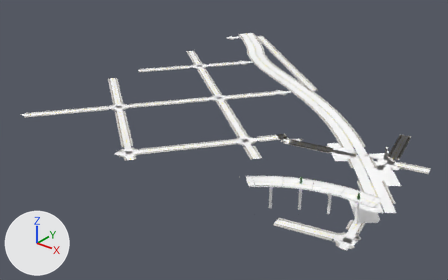
Before and after pictures for a commit that changed the glTF model game/assets/city/roads/roads_1_1.gltf.
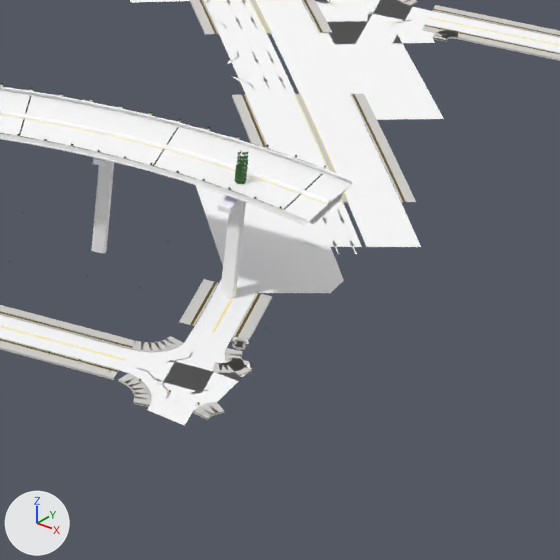
The first picture shows the older version from a camera (50 mm lens) standing at (1230.0, -1464.0, 343.0) and looking at (732.0, -842.0, -43.0). The close-ups show the older and then the newer version on the part from 69% to 95% of the width and 57% to 100% of the height of that picture. Only the edits that show in the close-ups are written down. Every picture has the same lights, and +X, +Y and +Z are marked at lower left. Objects named as collision shapes, trigger or cutter boxes, shadow casters or lower levels of detail are left out. Vertices at exactly the same position are counted once.

The older version as bpy lines, for what is in view:
```python
ob_roads_1_1_road_ivy = bpy.data.objects.new('roads_1_1_Road_Ivy', me_roads_1_1_road_ivy)
ob_roads_1_1_road_ivy.location = (0.0, 0.0, 0.0)
ob_roads_1_1_road_tactile_strip = bpy.data.objects.new('roads_1_1_Road_Tactile_Strip', me_roads_1_1_road_tactile_strip)
ob_roads_1_1_road_tactile_strip.location = (0.0, 0.0, 0.0)
ob_roads_1_1_sh_concrete_pier = bpy.data.objects.new('roads_1_1_SH_concrete_pier', me_roads_1_1_sh_concrete_pier)
ob_roads_1_1_sh_concrete_pier.location = (0.0, 0.0, 0.0)
ob_roads_1_1_sh_sidewalk = bpy.data.objects.new('roads_1_1_SH_sidewalk', me_roads_1_1_sh_sidewalk)
ob_roads_1_1_sh_sidewalk.location = (0.0, 0.0, 0.0)
ob_roads_1_1_sh_wet_asphalt = bpy.data.objects.new('roads_1_1_SH_wet_asphalt', me_roads_1_1_sh_wet_asphalt)
ob_roads_1_1_sh_wet_asphalt.location = (0.0, 0.0, 0.0)
# also in view: 'roads_1_1_SH_road_marking_white' at (781.0, -766.0, 16.0); 'roads_1_1_SH_concrete_barrier' at (963.0, -997.0, 30.0); 'roads_1_1_SH_kerb' at (765.0, -765.0, 0.0)
```
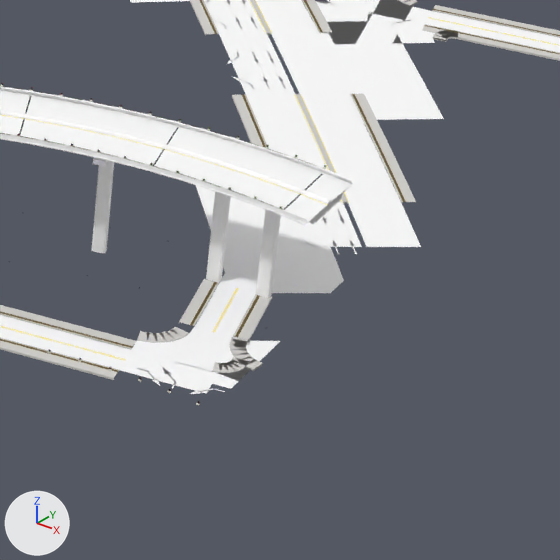
What changed in the scene script:
```text
Change me_roads_1_1_road_ivy:
    remove me_roads_1_1_road_ivy.from_pydata(...)  # 72 vertices, 36 faces; spans x 948.9..1008.7, y -991.7..-976.3, z 27.6..37.5
    add me_roads_1_1_road_ivy.from_pydata(...)  # 36 vertices, 18 faces; spans x 948.9..951.3, y -991.7..-989.3, z 29.9..37.5
    me_roads_1_1_road_ivy part 1: 9 loose pieces with 36 vertices, spanning x 1006.4..1008.7, y -978.7..-976.3, z 27.6..35.1, are deleted
Change me_roads_1_1_sh_concrete_pier:
    remove me_roads_1_1_sh_concrete_pier.from_pydata(...)  # 392 vertices, 648 faces; spans x 900.3..1025.2, y -1030.6..-962.6, z 0.0..32.1
    add me_roads_1_1_sh_concrete_pier.from_pydata(...)  # 396 vertices, 652 faces; spans x 900.3..1025.2, y -1030.6..-962.6, z 0.0..32.1
    me_roads_1_1_sh_concrete_pier part 2: the loose piece of 24 vertices spanning x 1006.0..1009.1, y -978.5..-976.3, z 0.0..23.6 is scaled about its middle by (1, 1, 1.03), then moved by (5.8, 4.6, 0.4)
    me_roads_1_1_sh_concrete_pier part 3: the loose piece of 24 vertices spanning x 1006.0..1009.1, y -978.5..-976.3, z 0.0..23.6 is copied, and the copy is scaled about its middle by (1, 1, 1.03), then moved by (-5.2, 3.6, 0.4); it spans x 1000.8..1003.9, y -974.9..-972.7, z 0.0..24.4
    me_roads_1_1_sh_concrete_pier part 4: the loose piece of 28 vertices spanning x 1005.5..1009.6, y -985.5..-969.4, z 23.6..25.6 is deleted
    other edits to the shape of me_roads_1_1_sh_concrete_pier do not show in these pictures
Change me_roads_1_1_sh_sidewalk:
    remove me_roads_1_1_sh_sidewalk.from_pydata(...)  # 4544 vertices, 5232 faces; spans x 504.0..1027.0, y -1031.0..-500.0, z 0.0
    add me_roads_1_1_sh_sidewalk.from_pydata(...)  # 4372 vertices, 5000 faces; spans x 504.0..1025.0, y -1031.0..-500.0, z 0.0
    me_roads_1_1_sh_sidewalk part 5: the loose piece of 8 vertices spanning x 1018.0..1021.0, y -999.0..-996.0, z 0.0 is turned 25.8 degrees about the z axis through its middle, then moved by (1.0, 1.0, 0.0)
    me_roads_1_1_sh_sidewalk part 6: the loose piece of 8 vertices spanning x 1005.0..1009.0, y -1001.0..-999.0, z 0.0 is moved by (-1.0, 4.0, 0.0)
    me_roads_1_1_sh_sidewalk part 7: the loose piece of 8 vertices spanning x 1004.0..1008.0, y -1004.0..-1001.0, z 0.0 is moved by (0.0, 5.0, 0.0)
    me_roads_1_1_sh_sidewalk part 8: the loose piece of 8 vertices spanning x 1002.0..1005.0, y -1007.0..-1003.0, z 0.0 is turned 25.8 degrees about the z axis through its middle, then moved by (1.0, 6.0, 0.0)
    me_roads_1_1_sh_sidewalk part 9: the loose piece of 8 vertices spanning x 1001.0..1004.0, y -1007.0..-1004.0, z 0.0 is moved by (-1.0, 4.0, 0.0)
    me_roads_1_1_sh_sidewalk part 10: 9 loose pieces with 72 vertices, spanning x 1005.0..1027.0, y -1023.0..-1013.0, z 0.0, are deleted
    me_roads_1_1_sh_sidewalk part 11: 26 vertices moved from x 1003.0..1024.0, y -1006.0..-994.0, z 0.0 to x 1001.0..1025.0, y -1003.0..-994.0, z 0.0; 18 vertices removed from x 1017.0..1023.0, y -1001.0..-995.0, z 0.0; 26 vertices added at x 1016.0..1024.0, y -997.0..-991.0, z 0.0
    other edits to the shape of me_roads_1_1_sh_sidewalk do not show in these pictures
Change me_roads_1_1_sh_wet_asphalt:
    remove me_roads_1_1_sh_wet_asphalt.from_pydata(...)  # 13543 vertices, 24396 faces; spans x 506.0..1031.0, y -1030.0..-502.0, z 0.0..32.0
    add me_roads_1_1_sh_wet_asphalt.from_pydata(...)  # 13494 vertices, 24317 faces; spans x 506.0..1031.0, y -1030.0..-502.0, z 0.0..32.0
    me_roads_1_1_sh_wet_asphalt part 12: 25 vertices moved from x 1002.0..1024.0, y -1009.0..-991.0, z 0.0 to x 1001.0..1024.0, y -1009.0..-991.0, z 0.0; 90 vertices removed from x 1002.0..1024.0, y -1024.0..-993.0, z 0.0; 41 vertices added at x 1003.0..1024.0, y -1012.0..-986.0, z 0.0
    other edits to the shape of me_roads_1_1_sh_wet_asphalt do not show in these pictures
```

Pixel boxes (x1, y1, x2, y2) of what changed, in the close-ups (560 x 560 px; the box of a moved part takes in the faces that stretch with it):
'roads_1_1_SH_wet_asphalt', reshaped
    before: (0, 0, 560, 426)
    after: (0, 0, 560, 394)
'roads_1_1_SH_sidewalk', reshaped
    before: (0, 0, 560, 420)
    after: (0, 0, 560, 380)
'roads_1_1_SH_concrete_pier', reshaped
    before: (0, 90, 352, 299)
    after: (0, 90, 352, 298)
'roads_1_1_Road_Ivy', reshaped (not visible afterwards)
    before: (234, 150, 248, 184)
part 2 of me_roads_1_1_sh_concrete_pier, moved or reshaped
    before: (220, 201, 246, 299)
    after: (256, 210, 281, 298)
part 3 of me_roads_1_1_sh_concrete_pier, added
    after: (206, 192, 231, 283)
part 4 of me_roads_1_1_sh_concrete_pier, deleted
    before: (218, 196, 243, 214)
part 5 of me_roads_1_1_sh_sidewalk, moved or reshaped
    before: (226, 354, 242, 359)
    after: (235, 352, 252, 360)
part 6 of me_roads_1_1_sh_sidewalk, moved or reshaped
    before: (165, 336, 182, 346)
    after: (171, 327, 188, 336)
part 7 of me_roads_1_1_sh_sidewalk, moved or reshaped
    before: (154, 341, 169, 350)
    after: (167, 329, 182, 339)
part 8 of me_roads_1_1_sh_sidewalk, moved or reshaped
    before: (141, 342, 152, 351)
    after: (162, 331, 174, 341)
part 9 of me_roads_1_1_sh_sidewalk, moved or reshaped
    before: (132, 341, 144, 350)
    after: (138, 331, 150, 341)
part 10 of me_roads_1_1_sh_sidewalk, deleted
    before: (119, 374, 224, 420)
part 11 of me_roads_1_1_sh_sidewalk, moved or reshaped
    before: (148, 340, 252, 375)
    after: (147, 333, 263, 371)
part 12 of me_roads_1_1_sh_wet_asphalt, moved or reshaped
    before: (123, 328, 248, 426)
    after: (131, 328, 280, 389)
